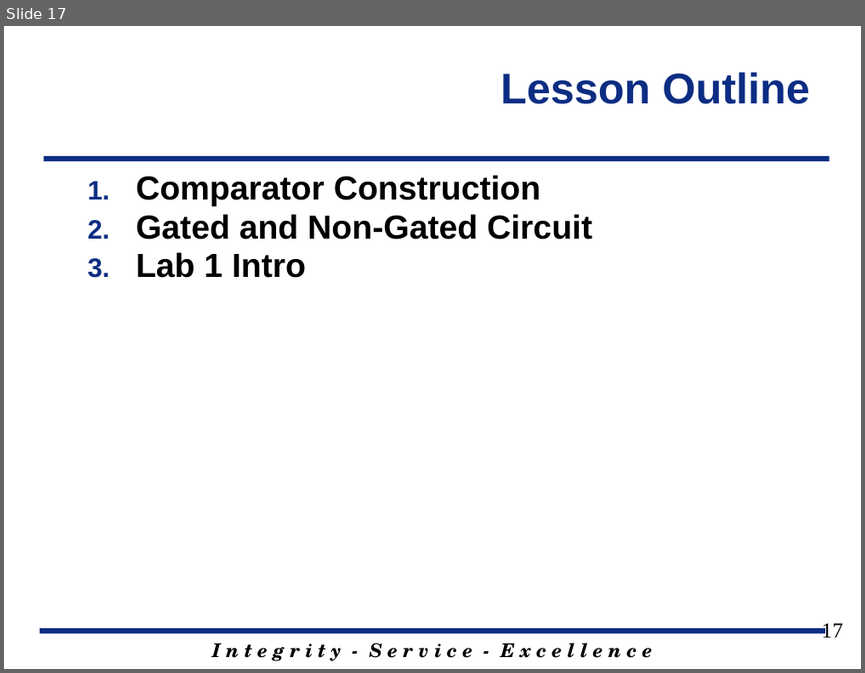
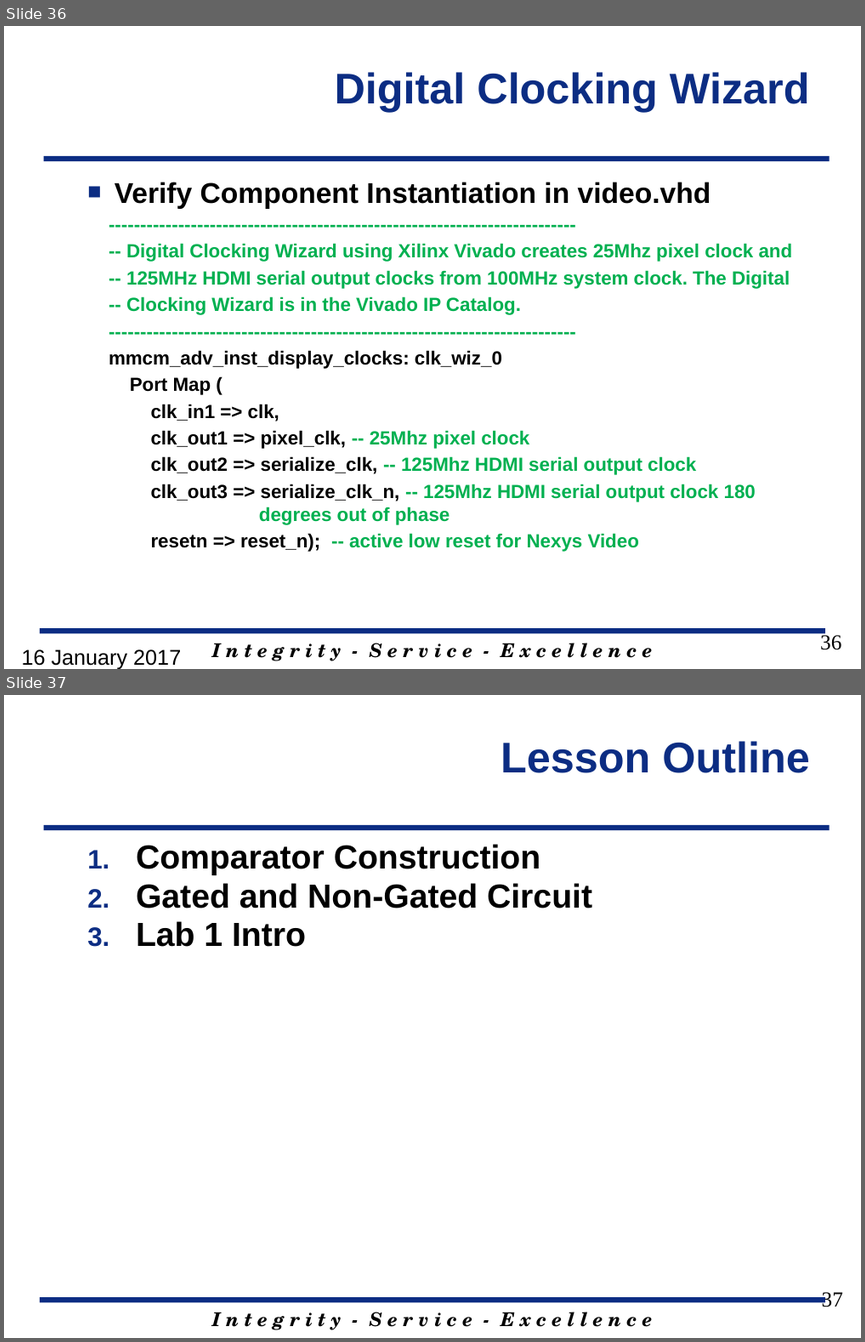
Before and after one commit to jfalkinburg/ECE383_web, a slide deck: lecture/slides/ECE_383_Lec5.pptx. Shown one above the other, each under a label of ours: slide 17 before the commit, slides 36 and 37 after it. The pictures are 865x673 and 865x1342 pixels, drawn with LibreOffice and Linux fonts; fonts in the diff are those of the drawing; background and template pictures are left out. Boxes give left, top, right and bottom in pixels: in the first picture for what was removed or moved away, otherwise in the second. Text is boxed around its words. In the diff, an @@ line names an element or a change of style, - is before the commit and + after.

Commit message:
Updating Lecture 5 slide and Lab 1 introductions.  Also adding modifying Lab 1 code and adding new images to Lab 1 for new Neyxys Video board.  Additionally changing the reset input to reset_n on all code.

```diff
--- a/lecture/slides/ECE_383_Lec5.pptx
+++ b/lecture/slides/ECE_383_Lec5.pptx
@@ slide 36 added at (4, 26, 861, 669), background #FFFFFF; not listed: 3 template elements that a slide beside it also shows @@
@@ title added at (335, 72, 810, 112), 36 pt, text #0C2D83, bold @@
+Digital Clocking Wizard
@@ text added at (109, 182, 793, 551), 16 pt, text #00B050, bold @@
+■ Verify Component Instantiation in video.vhd
+--------------------------------------------------------------------------
+-- Digital Clocking Wizard using Xilinx Vivado creates 25Mhz pixel clock and
+-- 125MHz HDMI serial output clocks from 100MHz system clock. The Digital
+-- Clocking Wizard is in the Vivado IP Catalog.
+--------------------------------------------------------------------------
+mmcm_adv_inst_display_clocks: clk_wiz_0
+Port Map (
+clk_in1 => clk,
+clk_out1 => pixel_clk, -- 25Mhz pixel clock
+clk_out2 => serialize_clk, -- 125Mhz HDMI serial output clock
+clk_out3 => serialize_clk_n, -- 125Mhz HDMI serial output clock 180 degrees out of phase
+resetn => reset_n); -- active low reset for Nexys Video
@@ page number added at (820, 632, 841, 650), 18 pt, text #000000 @@
+36
@@ text added at (22, 649, 181, 669), 18 pt, text #000000 @@
+16 January 2017
@@ what was slide 17 is now slide 37 @@
@@ page number at (822, 1292, 843, 1307): text changed @@
-17
+37
```
Also in this commit, not shown: 6 slides changed, 20 other slides added, 1 slide removed, 9 other files.
